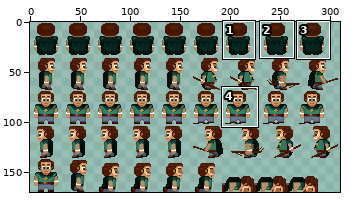
A sprite sheet gets an edit: images/warrior.png. Above: a wide view before the commit, with the close-up outlined.
Close-up. Before the commit:
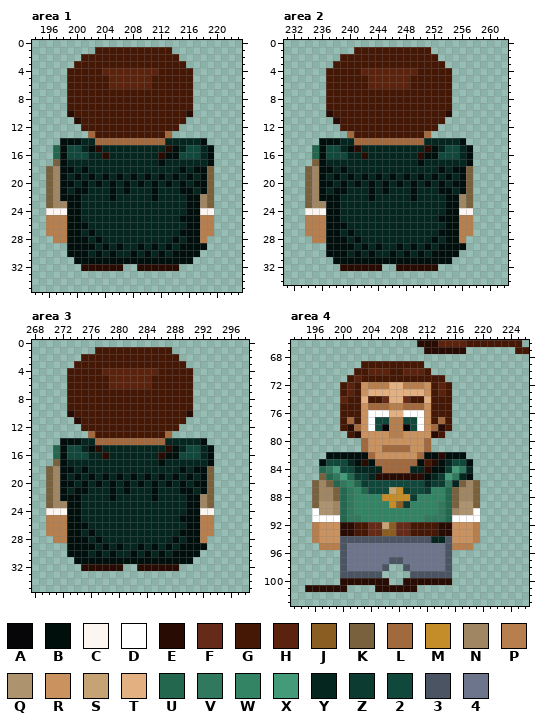
The file is 310x170 pixels. Shown: area 1: x 194..223, y 0..35; area 2: x 231..262, y 0..34; area 3: x 268..298, y 0..35; area 4: x 193..226, y 66..103. The commit also changed other parts of the picture, which this record leaves out.
Palette (. is transparent): A #060608  B #010f0c  C #fdf5f1  D #ffffff  E #280c04  F #662a18  G #451705  H #5b230d  J #8a5e22  K #79613e  L #a2693e  M #c58d29  N #a08662  P #b77f4d  Q #ae936f  R #ca925f  S #c6a374  T #e3b082  U #23674e  V #30785e  W #328464  X #449b79  Y #05261f  Z #0b3b31  2 #10483c  3 #4a5462  4 #6d758d
Pixels before, area 1, first column x 196:
 1 .......GGGGGGGGGGG......
 2 .....GGGGGGGGGGGGGG.....
 3 ....GGGGGGGGGGGGGGGG....
 4 ...GGGGGHHHHHHHHGGGGG...
 5 ...GGGGGGHHHHHHGGGGGG...
 6 ...GGGGGGHHHHHHGGGGGG...
 7 ...GGGGGGGGGGGGGGGGGG...
 8 ...GGGGGGGGGGGGGGGGGG...
 9 ...GGGGGGGGGGGGGGGGGG...
10 ...EGGGGGGGGGGGGGGGGE...
11 ....EGGGGGGGGGGGGGGG....
12 .....GGGGGGGGGGGGGG.....
13 ......LGGGGGGGGGGL......
14 ..BBBYYLLLLLLLLLLYYYYYB.
15 .UB22YBEYYYYYYYYYEBY22YB
16 .UB222YYEYYYYYYYEBB222YB
17 .KBYYYYYYYYYYYYYBYYYYYYB
18 KNBBYBYYYYYYYYYYYYYBYBBK
19 KNBYBYBYBYBYBYBYBYBYBYBK
20 KNBBYBYBYBYBYBYBYBYBYBBK
21 KNBYBBYYYBYBYYYBYYYBBYBK
22 KNBBBYYYYBYYYYYBYYYYBBNK
23 KNNBBYYYYYYYYYYYYYYYBBNK
24 CCCBBYYYYYYYYYYYYYYYBBCC
25 PPPBBYYYYYYYYYYYYYYBBBPP
26 PPPBBBYYYYYYYYYYYYYYBBPP
27 PPPBBYBYYYYYYYYYYYYBBBPP
28 .PPBBBYBYYYYYYYYYYBYBBP.
29 ...BBBBYBYBYYBYBYBYBBBB.
30 ...BBBYBYBYYBYBYBYBBBB..
31 ....BBBBBBBBBBBBBBBBB...
32 .....EEEEEE..EEEEEE.....
Pixels before, area 2, first column x 234:
 1 .......GGGGGGGGGGG......
 2 .....GGGGGGGGGGGGGG.....
 3 ....GGGGGGGGGGGGGGGG....
 4 ...GGGGGHHHHHHHHGGGGG...
 5 ...GGGGGGHHHHHHGGGGGG...
 6 ...GGGGGGHHHHHHGGGGGG...
 7 ...GGGGGGGGGGGGGGGGGG...
 8 ...GGGGGGGGGGGGGGGGGG...
 9 ...GGGGGGGGGGGGGGGGGG...
10 ...EGGGGGGGGGGGGGGGGE...
11 ....EGGGGGGGGGGGGGGG....
12 .....GGGGGGGGGGGGGG.....
13 ......LGGGGGGGGGGL......
14 ..BBBYYLLLLLLLLLLYYYYYB.
15 .UB22YBEYYYYYYYYYEBY22YB
16 .UB222YYEYYYYYYYEBB222YB
17 .KBYYYYYYYYYYYYYBYYYYYYB
18 KNBBYBYYYYYYYYYYYYYBYBBK
19 KNBYBYBYBYBYBYBYBYBYBYBK
20 KNBBYBYBYBYBYBYBYBYBYBBK
21 KNBYBBYYYBYBYYYBYYYBBYBK
22 KNBBBYYYYBYYYYYBYYYYBBNK
23 KNNBBYYYYYYYYYYYYYYYBBNK
24 CCCBBYYYYYYYYYYYYYYYBBCC
25 PPPBBYYYYYYYYYYYYYYBBBPP
26 PPPBBBYYYYYYYYYYYYYYBBPP
27 PPPBBYBYYYYYYYYYYYYBBBPP
28 .PPBBBYBYYYYYYYYYYBYBBP.
29 ...BBBBYBYBYYBYBYBYBBBB.
30 ...BBBYBYBYYBYBYBYBBBB..
31 ....BBBBBBBBBBBBBBBBB...
32 .....EEEEEE..EEEEEE.....
Pixels before, area 3, first column x 270:
 1 .......GGGGGGGGGGG......
 2 .....GGGGGGGGGGGGGG.....
 3 ....GGGGGGGGGGGGGGGG....
 4 ...GGGGGHHHHHHHHGGGGG...
 5 ...GGGGGGHHHHHHGGGGGG...
 6 ...GGGGGGHHHHHHGGGGGG...
 7 ...GGGGGGGGGGGGGGGGGG...
 8 ...GGGGGGGGGGGGGGGGGG...
 9 ...GGGGGGGGGGGGGGGGGG...
10 ...EGGGGGGGGGGGGGGGGE...
11 ....EGGGGGGGGGGGGGGG....
12 .....GGGGGGGGGGGGGG.....
13 ......LGGGGGGGGGGL......
14 ..BBBYYLLLLLLLLLLYYYYYB.
15 .UB22YBEYYYYYYYYYEBY22YB
16 .UB222YYEYYYYYYYEBB222YB
17 .KBYYYYYYYYYYYYYBYYYYYYB
18 KNBBYBYYYYYYYYYYYYYBYBBK
19 KNBYBYBYBYBYBYBYBYBYBYBK
20 KNBBYBYBYBYBYBYBYBYBYBBK
21 KNBYBBYYYBYBYYYBYYYBBYBK
22 KNBBBYYYYBYYYYYBYYYYBBNK
23 KNNBBYYYYYYYYYYYYYYYBBNK
24 CCCBBYYYYYYYYYYYYYYYBBCC
25 PPPBBYYYYYYYYYYYYYYBBBPP
26 PPPBBBYYYYYYYYYYYYYYBBPP
27 PPPBBYBYYYYYYYYYYYYBBBPP
28 .PPBBBYBYYYYYYYYYYBYBBP.
29 ...BBBBYBYBYYBYBYBYBBBB.
30 ...BBBYBYBYYBYBYBYBBBB..
31 ....BBBBBBBBBBBBBBBBB...
32 .....EEEEEE..EEEEEE.....
Pixels before, area 4, first column x 195:
 66 ................EEEHHHHGGGGGGGG.
 67 .................EEEEEE.......GG
 68 ................................
 69 ........GGGGGGGGG...............
 70 .......GGHHHGGHHHG..............
 71 ......GHGGGGGGGGGGGG............
 72 .....GHGRPPPTTPPPRGHG...........
 73 .....GHGRTTTTTTTTRGHG...........
 74 .....HGGTGGFTTFGGTGGG...........
 75 .....GGGRLLLPPLLLRGGG...........
 76 .....GGGRDDDTTDDDRGGG...........
 77 .....GLGRD22PP22DRGLG...........
 78 .....GELRD2APPA2DRLEG...........
 79 ......GERRRRPPRRRREG............
 80 ........LRRRRRRRRL..............
 81 ........LRRLLLLRRL..............
 82 ...BBBBBBLRRRRRRLBBEBBB.........
 83 ..B222YBEBLLLLLLBGEBY22B........
 84 ..UVX22YYYYLLLLYYEBBZXVY........
 85 ..KUVXUZZYEEEEEEEBYZXVYB........
 86 .KNKUVWUZ22222222YZZVYKNK.......
 87 .KNNKUVWU222SMZ22ZWWUKNNK.......
 88 .KNNKUVWWWWMMMMZWWWWUKNNK.......
 89 .KQQNUVWWWWWMJZWWWWVUKQQK.......
 90 .DQQNUVWWWWWWWWWWWWVUNQQD.......
 91 .DDDDUVVWWWWWWWWWVVVUDDDD.......
 92 .PRRREEGGFFSJFFGGGGEERRRP.......
 93 .PRRREEGGFFJJFFGGGGEERRRP.......
 94 .PRRR3333333333333YY3RRRP.......
 95 ..PPP3444444444444443PPP........
 96 .....3444444444444443...........
 97 .....3444444334444443...........
 98 .....3444443..3444443...........
 99 .....333333....333333...........
100 .....EEEEEEE..EEEEEEE...........
101 EEEEEE....EEEEEE................
After the commit:
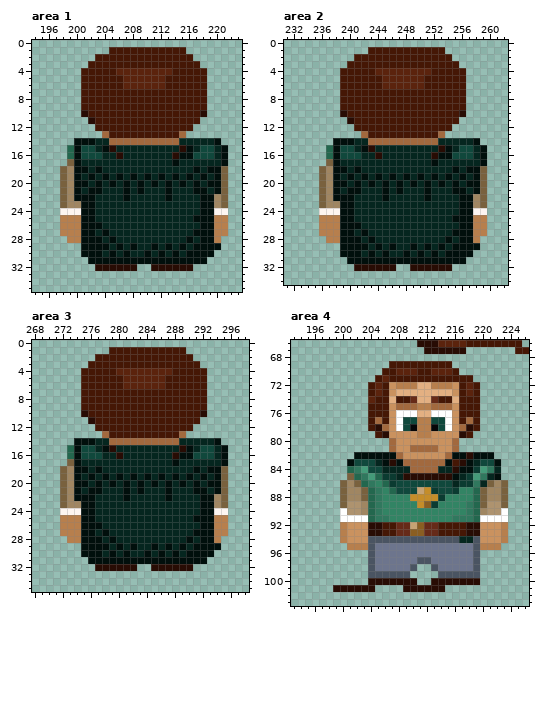
Diff:
Changed rows in their new state; - is an unchanged pixel.
Area 1:
first column x 196:
 1 -------..---------GG------
 2 -----..------------GG-----
 3 ----..--------------GG----
 4 ---..---GG------HH---GG---
 5 ---..----GG----HH----GG---
 6 ---..----GG----HH----GG---
 7 ---..----------------GG---
 8 ---..----------------GG---
 9 ---..----------------GG---
10 ---..E--------------GGE---
11 ----..E-------------GG----
12 -----..------------GG-----
13 ------..L--------GGL------
14 --..-BBYY--------LL---YYB-
15 -..UB22YBE-------YYEBY22YB
16 -..UB-22Y-E-----YYEBB-22YB
17 -..KB-----------Y-B----YYB
18 ..KNB--B-----------Y--YBBK
19 ..KN-------------------YBK
20 ..KNB-----------------YBBK
21 ..KN-YBB-Y---B-Y-B-YYB-YBK
22 ..KN-BB--Y-B---Y-B--YYBBNK
23 ..KNNBB-------------YYBBNK
24 ..-CCBB-------------YYBBCC
25 ..-PPBB------------YY-BBPP
26 ..-PP-BB------------YYBBPP
27 ..-PPB--B----------YY-BBPP
28 -..PP-B--B--------Y--YBBP-
29 ---..--B----BY------Y--BB-
30 ---..-B----BY------Y--BB--
31 ----..---------------BB---
32 -----..----EE..----EE-----
Area 2:
first column x 234:
 1 -------..---------GG------
 2 -----..------------GG-----
 3 ----..--------------GG----
 4 ---..---GG------HH---GG---
 5 ---..----GG----HH----GG---
 6 ---..----GG----HH----GG---
 7 ---..----------------GG---
 8 ---..----------------GG---
 9 ---..----------------GG---
10 ---..E--------------GGE---
11 ----..E-------------GG----
12 -----..------------GG-----
13 ------..L--------GGL------
14 --..-BBYY--------LL---YYB-
15 -..UB22YBE-------YYEBY22YB
16 -..UB-22Y-E-----YYEBB-22YB
17 -..KB-----------Y-B----YYB
18 ..KNB--B-----------Y--YBBK
19 ..KN-------------------YBK
20 ..KNB-----------------YBBK
21 ..KN-YBB-Y---B-Y-B-YYB-YBK
22 ..KN-BB--Y-B---Y-B--YYBBNK
23 ..KNNBB-------------YYBBNK
24 ..-CCBB-------------YYBBCC
25 ..-PPBB------------YY-BBPP
26 ..-PP-BB------------YYBBPP
27 ..-PPB--B----------YY-BBPP
28 -..PP-B--B--------Y--YBBP-
29 ---..--B----BY------Y--BB-
30 ---..-B----BY------Y--BB--
31 ----..---------------BB---
32 -----..----EE..----EE-----
Area 3:
first column x 270:
 1 -------..---------GG------
 2 -----..------------GG-----
 3 ----..--------------GG----
 4 ---..---GG------HH---GG---
 5 ---..----GG----HH----GG---
 6 ---..----GG----HH----GG---
 7 ---..----------------GG---
 8 ---..----------------GG---
 9 ---..----------------GG---
10 ---..E--------------GGE---
11 ----..E-------------GG----
12 -----..------------GG-----
13 ------..L--------GGL------
14 --..-BBYY--------LL---YYB-
15 -..UB22YBE-------YYEBY22YB
16 -..UB-22Y-E-----YYEBB-22YB
17 -..KB-----------Y-B----YYB
18 ..KNB--B-----------Y--YBBK
19 ..KN-------------------YBK
20 ..KNB-----------------YBBK
21 ..KN-YBB-Y---B-Y-B-YYB-YBK
22 ..KN-BB--Y-B---Y-B--YYBBNK
23 ..KNNBB-------------YYBBNK
24 ..-CCBB-------------YYBBCC
25 ..-PPBB------------YY-BBPP
26 ..-PP-BB------------YYBBPP
27 ..-PPB--B----------YY-BBPP
28 -..PP-B--B--------Y--YBBP-
29 ---..--B----BY------Y--BB-
30 ---..-B----BY------Y--BB--
31 ----..---------------BB---
32 -----..----EE..----EE-----
Area 4:
first column x 195:
 69 --------....-----GGGG--------
 70 -------....G-H--G-HHHG-------
 71 ------....-H--------GGGG-----
 72 -----....GHGRP--TTPPPRGHG----
 73 -----....GHGR----TTTTRGHG----
 74 -----....H-G-GGFT-F--TGGG----
 75 -----....GGGRL--PPLLLRGGG----
 76 -----....GGGRD--TTDDDRGGG----
 77 -----....GLGRD--PP22DRGLG----
 78 -----....GELRD2APPA2DRLEG----
 79 ------....GERR--PPRRRREG-----
 80 --------....L----RRRRL-------
 81 --------....-RRLL-LRRL-------
 82 ---....--BBBBL--RRRRL--EBBB--
 83 --....B222YBEB--LLLLBGE-Y22B-
 84 --....UVX22YYYYLLLLYYEBBZXVY-
 85 --....KUVXUZZY---EEEEB-ZXVYB-
 86 -....KNKUVWUZ----2222-ZZVYKNK
 87 -....KNNKUVWU22-SMZ22ZWWUKNNK
 88 -....KNNKUVWWWWMMMMZWWWWUKNNK
 89 -....KQQNUV-WWW-MJZWWWWVUKQQK
 90 -....DQQNUV--------WWWWVUNQQD
 91 -....DDDDUVV-----WWWWVVVUDDDD
 92 -....PRRREEGG--SJFFGGGGEERRRP
 93 -....PRRREEGG--JJFFGGGGEERRRP
 94 -....PRRR---------33-3YY3RRRP
 95 --....PPP3----------44443PPP-
 96 -----....3----------44443----
 97 -----....3--44--33--44443----
 98 -----....3-44443..3-44443----
 99 -----....--3333....--3333----
100 -----....---EE--..---EEEE----
101 ....--EEEE....--EEEE---------
Pixel boxes of the changes (left, top, right, bottom) in both close-ups:
changed: (46, 47, 228, 271)
changed: (305, 47, 487, 271)
changed: (46, 347, 228, 571)
changed: (305, 361, 508, 592)
